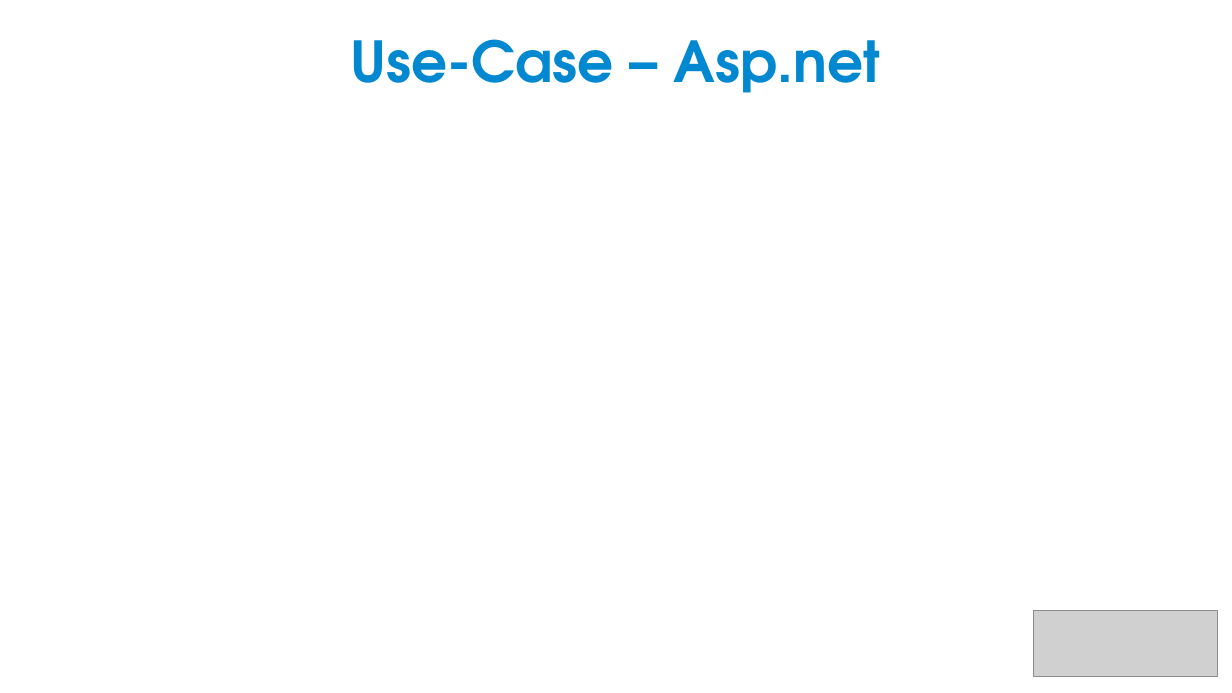
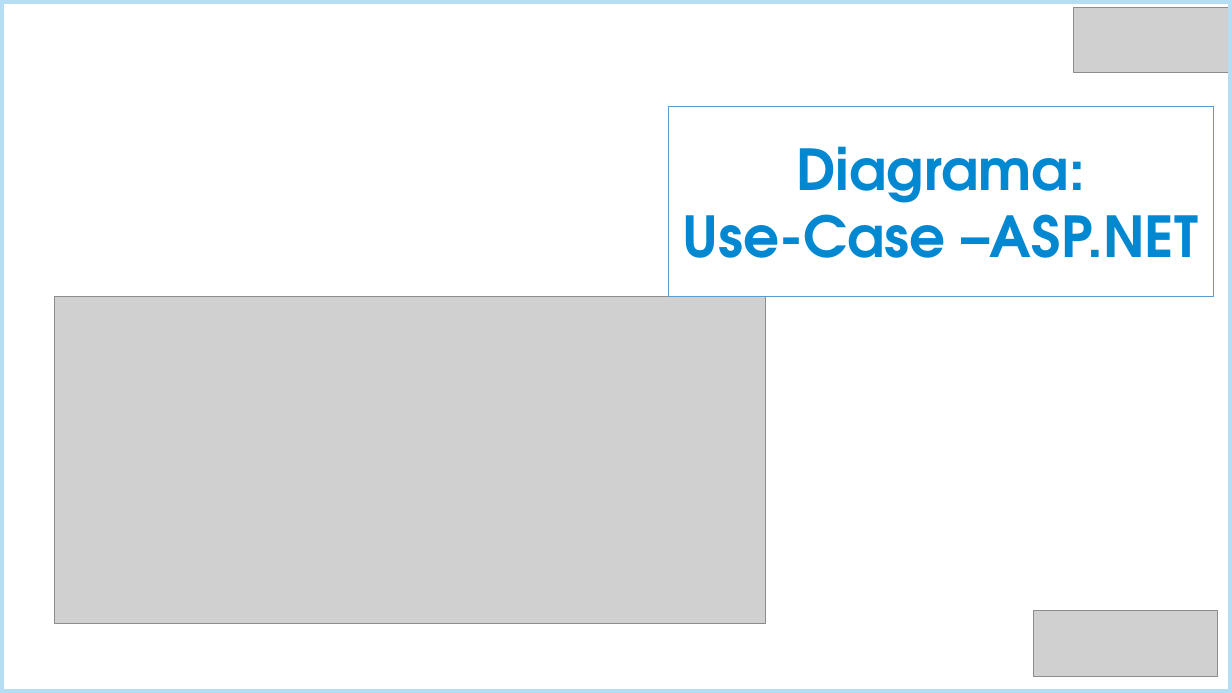
Before and after one commit to tcc-grupo-e/TCC, a slide deck: slide 10 of TCC.pptx (slide 6 before the commit). Drawn at 1232x693 pixels with LibreOffice and Linux fonts; fonts in the diff are those of the drawing; grey boxes stand for pictures. Boxes give left, top, right and bottom in pixels: in the first picture for what was removed or moved away, otherwise in the second. Text is boxed around its words. In the diff, an @@ line names an element or a change of style, - is before the commit and + after.

```diff
--- a/TCC.pptx
+++ b/TCC.pptx
@@ rectangle added at (0,0,1232,693), outline #B3DEF4 6 pt @@
@@ picture added at (1074,7,1232,73) @@
@@ rectangle "Diagrama:": place and size @@
-rectangle "Diagrama:" at (351,39,881,93)
+rectangle "Diagrama:" at (668,106,1214,297)
@@ rectangle "Diagrama:" at (668,106,1214,297): outline none to #5B9BD5 1 pt @@
@@ text in rectangle at (683,146,1198,258): text changed @@
-Use-Case – Asp.net
+Diagrama:
+Use-Case –ASP.NET
@@ picture added at (55,297,766,624) @@
```
Also in this commit, not shown: 11 other slides changed, 9 slides added, 2 slides removed.
